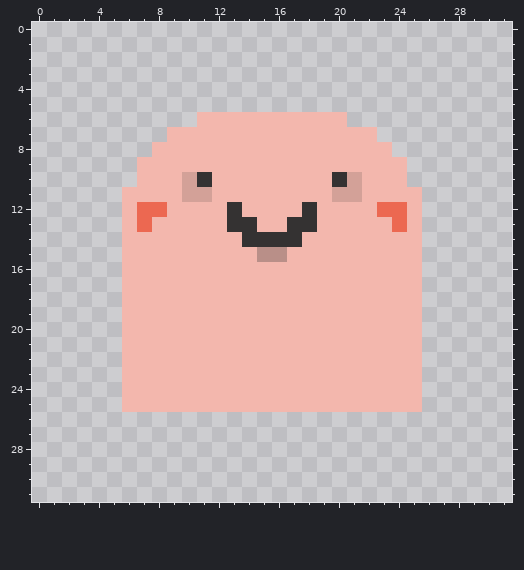
Pixel-art sprite, stored at textures/Player_down.png. The picture above was drawn from the file before the commit.
The file is 32x32 pixels. Colours within 5 levels of each other are drawn and written as one.
And afterwards:
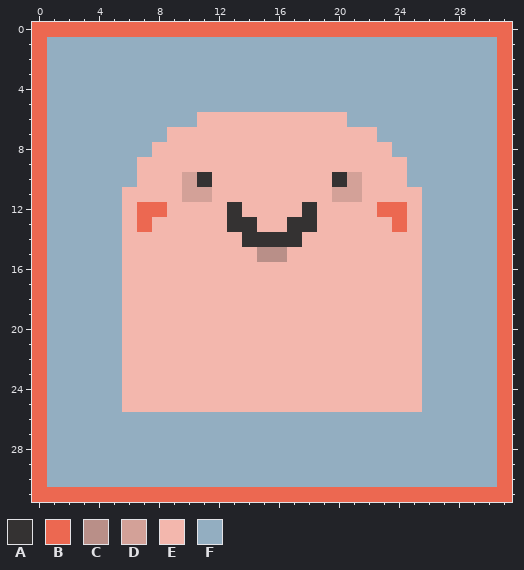
Palette (. is transparent): A #343232  B #ec6851  C #b98f88  D #d3a198  E #f3b7ad  F #93aec1
Changes in this commit:
y 0: x 0..31 ................................ -> BBBBBBBBBBBBBBBBBBBBBBBBBBBBBBBB
y 1..5: x 0..31 ................................ -> BFFFFFFFFFFFFFFFFFFFFFFFFFFFFFFB
y 6: x 0..10 ........... -> BFFFFFFFFFF; x 21..31 ........... -> FFFFFFFFFFB
y 7: x 0..8 ......... -> BFFFFFFFF; x 23..31 ......... -> FFFFFFFFB
y 8: x 0..7 ........ -> BFFFFFFF; x 24..31 ........ -> FFFFFFFB
y 9..10: x 0..6 ....... -> BFFFFFF; x 25..31 ....... -> FFFFFFB
y 11..25: x 0..5 ...... -> BFFFFF; x 26..31 ...... -> FFFFFB
y 26..30: x 0..31 ................................ -> BFFFFFFFFFFFFFFFFFFFFFFFFFFFFFFB
y 31: x 0..31 ................................ -> BBBBBBBBBBBBBBBBBBBBBBBBBBBBBBBB
Pixel boxes of the changes (left, top, right, bottom) in both pictures:
added: (32, 22, 512, 502)
